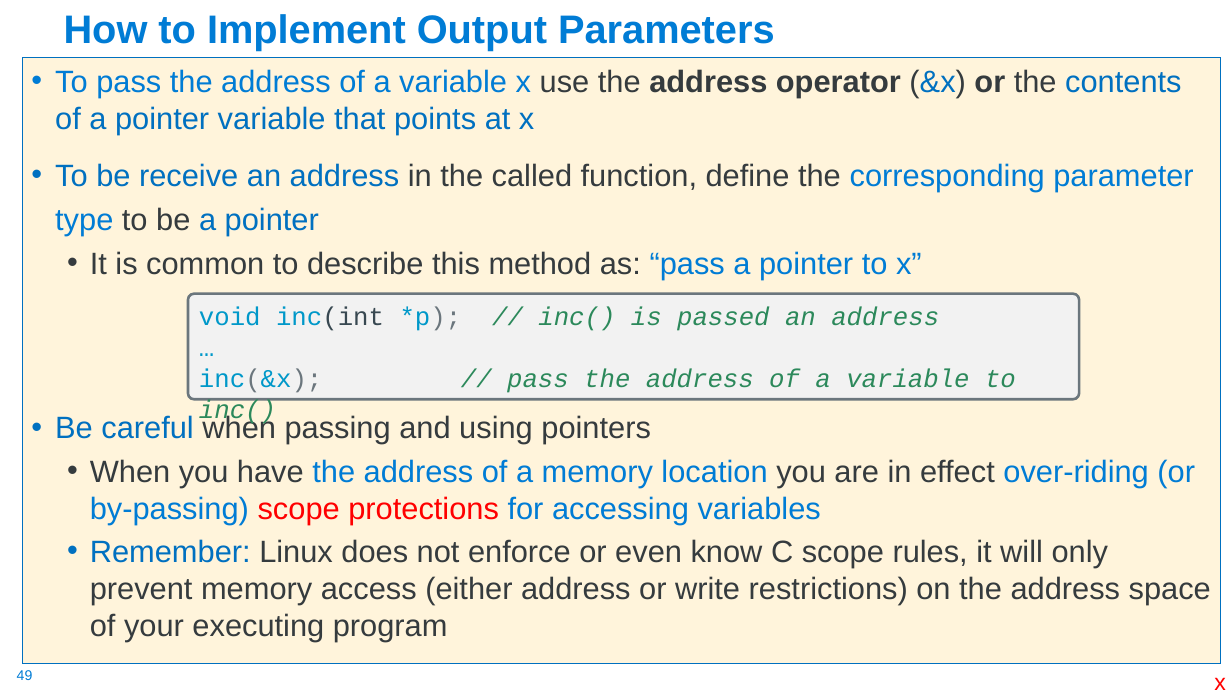
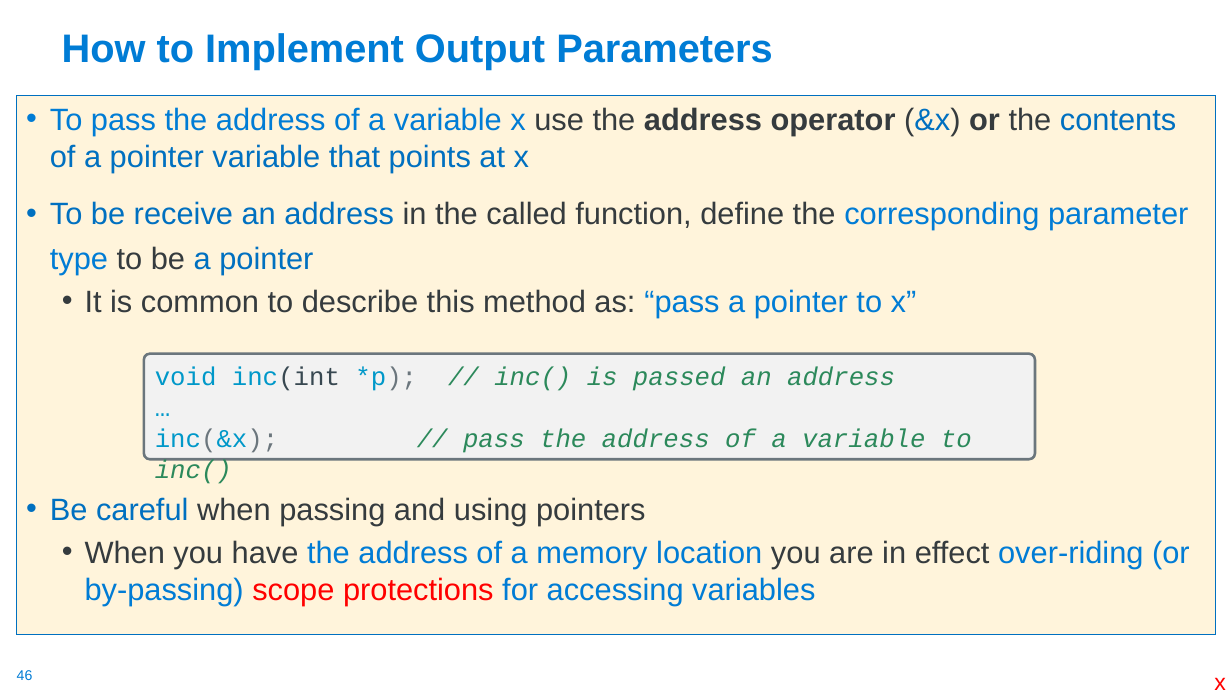
Before and after one commit to cse30-fa22/Muller_CSE30_Lecture_Slides, a slide deck: slide 46 of 03_C_Part2.pptx (slide 49 before the commit). Drawn at 1232x693 pixels with LibreOffice and Linux fonts; fonts in the diff are those of the drawing. Boxes give left, top, right and bottom in pixels: in the first picture for what was removed or moved away, otherwise in the second. Text is boxed around its words. In the diff, an @@ line names an element or a change of style, - is before the commit and + after.

```diff
--- a/03_C_Part2.pptx
+++ b/03_C_Part2.pptx
@@ title "How to Implement Output Parameters": place and size @@
-title "How to Implement Output Parameters" at (64, 14, 775, 51)
+title "How to Implement Output Parameters" at (62, 33, 773, 69)
@@ text "To pass the address of ...": place and size @@
-text "To pass the address of ..." at (22, 57, 1221, 664)
+text "To pass the address of ..." at (17, 95, 1215, 634)
@@ rounded rectangle "void inc(int *p); // inc() ...": place and size @@
-rounded rectangle "void inc(int *p); // inc() ..." at (188, 294, 1080, 399)
+rounded rectangle "void inc(int *p); // inc() ..." at (144, 354, 1036, 459)
@@ text at (90, 539, 1211, 642): paragraph removed @@
-  • Remember: Linux does not enforce or even know C scope rules, it will only prevent memory access (either address or write restrictions) on the address space of your executing program
@@ page number at (17, 670, 33, 680): text changed @@
-49
+46
```
Also in this commit, not shown: 16 other slides changed, 22 slides added, 3 slides removed, 1 other file.
